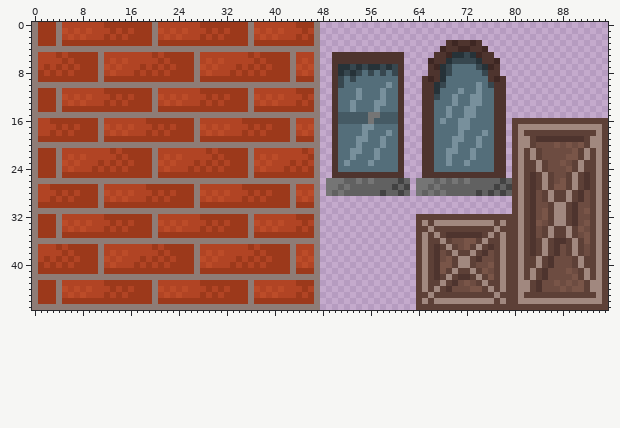
Two states of a sprite sheet, assets/tiles/bricks_windows_crates_desaturated_001.png. The first picture shows the starting point.
The file is 96x48 pixels.
The result:
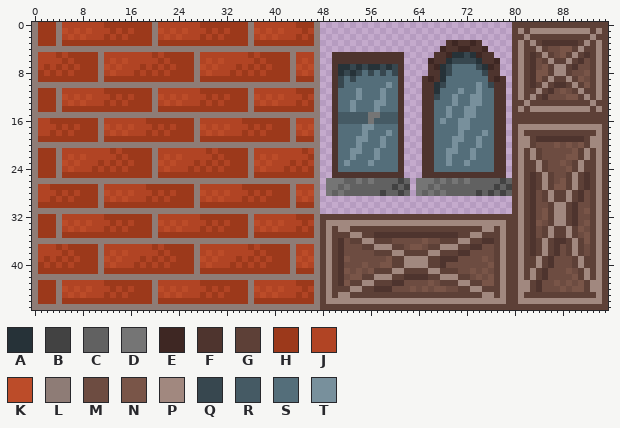
Palette (. is transparent): A #263238  B #424242  C #616161  D #757575  E #3e2723  F #4e342e  G #5d4037  H #9c391b  J #b14424  K #bc4c29  L #8e7c76  M #6d4c41  N #795548  P #a1887f  Q #37474f  R #455a64  S #546e7a  T #78909c
From the commit log: added horizontal crate
The edit:
Changed rows in their new state; - is an unchanged pixel.
first column x 80:
 0 GGGGGGGGGGGGGGGG
 1 GPGPPPPPPPPPPGPG
 2 GGPGGGGGGGGGGPGG
 3 GPGPGFFFFFFGPGPG
 4 GPGGPGMMNNGPGGPG
 5 GPGFGPGMNGPGFGPG
 6 GPGFMGPGGPGFMGPG
 7 GPGFMNGPPGFMMGPG
 8 GPGFNNGPPGMMNGPG
 9 GPGFNGPGGPGNMGPG
10 GPGFGPGFFGPGNGPG
11 GPGGPGFMNMGPGGPG
12 GPGPGFMMMNNGPGPG
13 GGPGGGGGGGGGGPGG
14 GPGPPPPPPPPPPGPG
15 GGGGGGGGGGGGGGGG
first column x 48:
32 GGGGGGGGGGGGGGGG---------------
33 GPPPPPPPPPPPPPPPP-P----------P-
34 GPGPPGGGGGGGGGGG--G--------PPGP
35 GPGGGPPGGFFFFFFFFFFFF--GGPP-G--
36 GPGFMGGPPGGGMMMMMNMMG-GPPG-FF--
37 GPGFMMMGGPPPGGMNNM-GP-PGGFFMM--
38 GPGFMMMMMGGGPPGG-GPPG-GFFMMM---
39 GPGFNMMMMMMNGGPPP--GFFFMMMMN---
40 GPGFMMMNMMNNGGPPP--GFMMMMM-----
41 GPGFNMNMNGGGPPGG-GPPG-GMMNM----
42 GPGFMNNGGPPPGGFFFF-GP-PGGMNM---
43 GPGFNGGPPGGGFFMMMMNMG-GPPG-NN--
44 GPGGGPPGGFFFMMMNMNMNNM-GGPP-G--
45 GPGPPGGGGGGGGGGG--G--------PPGP
46 GPPPPPPPPPPPPPPPP-P----------P-
47 GGGGGGGGGGGGGGGG---------------
